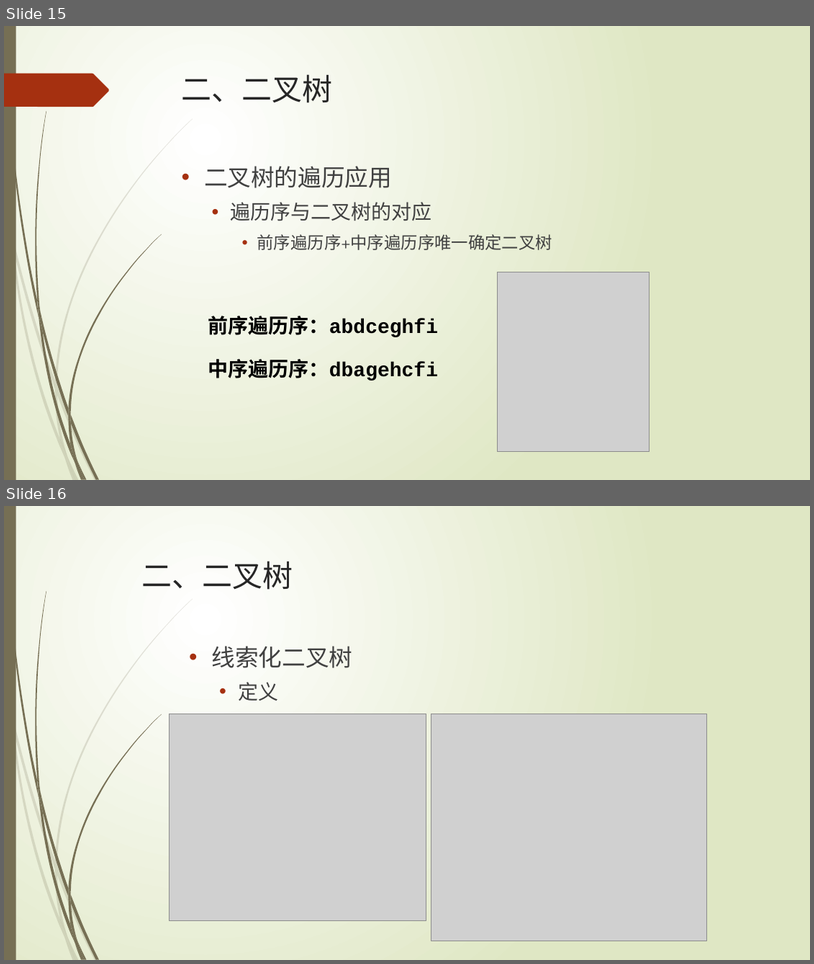
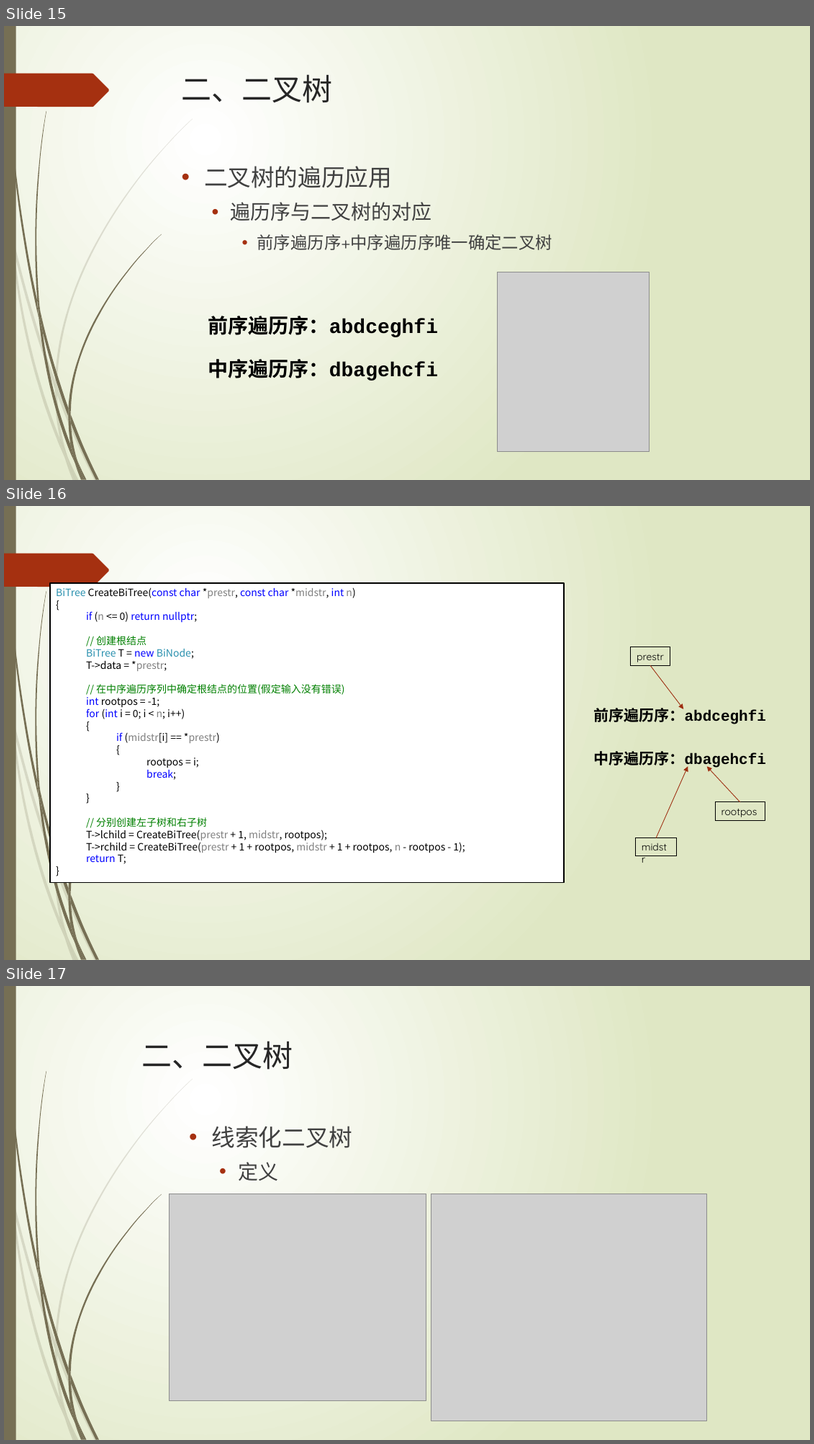
Before and after one commit to TeacherPeng/Datastruct, a slide deck: 教案/第06章 树、二叉树和森林.pptx. Shown one above the other, each under a label of ours: slides 15 and 16 before the commit, slides 15, 16 and 17 after it. The pictures are 814x964 and 814x1444 pixels, drawn with LibreOffice and Linux fonts; fonts in the diff are those of the drawing; grey boxes stand for pictures. Boxes give left, top, right and bottom in pixels: in the first picture for what was removed or moved away, otherwise in the second. Text is boxed around its words. In the diff, an @@ line names an element or a change of style, - is before the commit and + after.

```diff
--- a/教案/第06章 树、二叉树和森林.pptx
+++ b/教案/第06章 树、二叉树和森林.pptx
@@ slide 16 added at (x1=4, y1=506, x2=810, y2=960), background gradient #FFFFFF to #DFE8C4; not listed: 22 template elements that a slide beside it also shows @@
@@ rectangle added at (x1=50, y1=584, x2=564, y2=883), fill #FFFFFF, outline #000000 1.25 pt, 12 pt, text #000000 @@
+BiTree CreateBiTree(const char *prestr, const char *midstr, int n)
+{
+  if (n <= 0) return nullptr;
+  // 创建根结点
+  BiTree T = new BiNode;
+  T->data = *prestr;
+  // 在中序遍历序列中确定根结点的位置(假定输入没有错误)
+  int rootpos = -1;
+  for (int i = 0; i < n; i++)
+  {
+    if (midstr[i] == *prestr)
+    {
+      rootpos = i;
+      break;
+    }
+  }
+  // 分别创建左子树和右子树
+  T->lchild = CreateBiTree(prestr + 1, midstr, rootpos);
+  T->rchild = CreateBiTree(prestr + 1 + rootpos, midstr + 1 + rootpos, n - rootpos - 1);
+  return T;
+}
@@ rectangle added at (x1=631, y1=647, x2=671, y2=665), outline #000000 0.75 pt, 12 pt, text #000000 @@
+prestr
@@ arrow added from (651, 666) to (684, 709), #9E2E0F 0.75 pt @@
@@ text added at (x1=594, y1=705, x2=766, y2=724), 18 pt, text #000000, bold @@
+前序遍历序：abdceghfi
@@ text added at (x1=594, y1=751, x2=766, y2=767), 18 pt, text #000000, bold @@
+中序遍历序：dbagehcfi
@@ arrow added from (657, 837) to (688, 766), #9E2E0F 0.75 pt @@
@@ arrow added from (741, 802) to (707, 766), #9E2E0F 0.75 pt @@
@@ rectangle added at (x1=716, y1=802, x2=766, y2=820), outline #000000 0.75 pt, 12 pt, text #000000 @@
+rootpos
@@ rectangle added at (x1=636, y1=837, x2=677, y2=856), outline #000000 0.75 pt, 12 pt, text #000000 @@
+midstr
@@ what was slide 16 is now slide 17 @@
```
Also in this commit, not shown: 8 other files.
